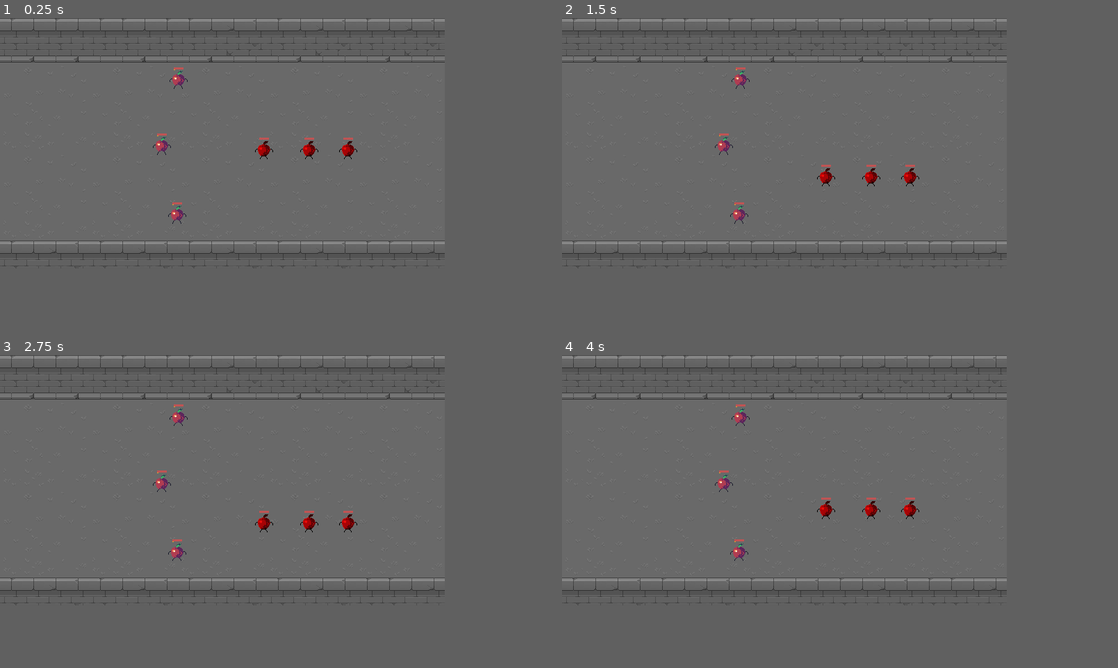
Above: before the commit, frames 1-4 (two rows, left to right).
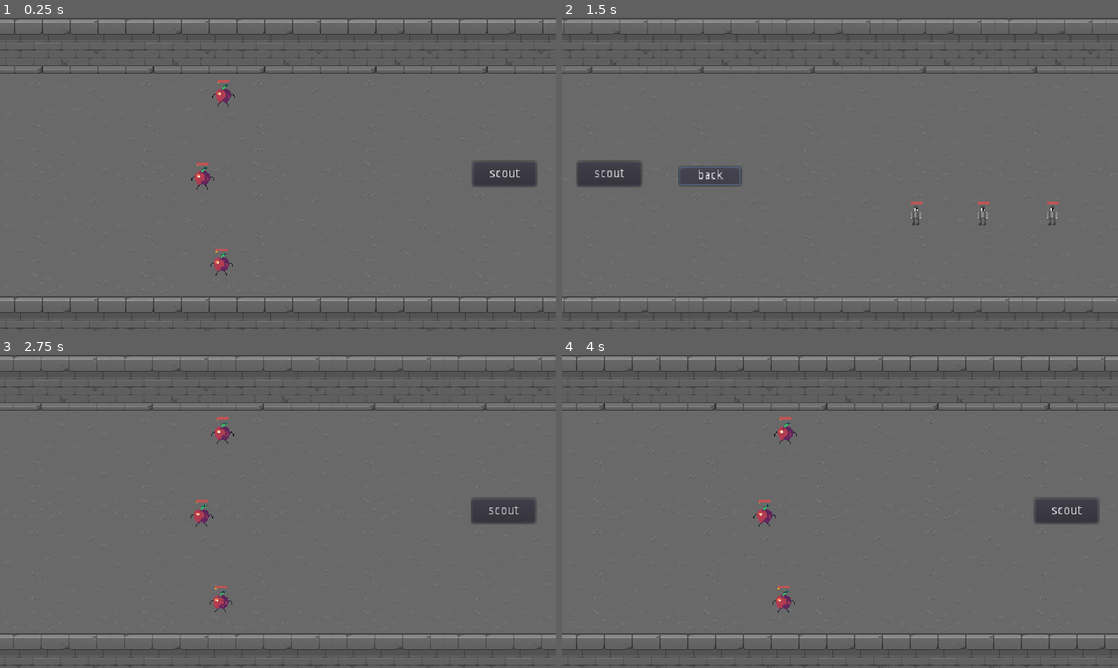
Above: after the commit, the same moments.

Repository: kalbert45/AppleArmageddon
Game: Godot game, scene res://Scenes/Testing_Area.tscn
Two runs of this game, one before a commit and one after it. Both use one fixed random seed, a clock stepped at 60 frames per second and the inputs below. This scene is started directly instead of the project's main scene.
Inputs (mouse positions are in pixels of both pictures, inside the frame that each line leads up to):
- Up to frame 1 (0.25 s): no input
- Up to frame 2 (1.5 s): click (967, 143) at 0.5 s, where only the run after the commit has a clickable "scout"; click (645, 143) at 1.25 s, where only the run after the commit has a clickable "back"
- Up to frame 3 (2.75 s): move the mouse to (322, 467) at 2.02 s; hold Right (ui_right) from 2.03 s (still down); click (322, 467) at 2.1 s
- Up to frame 4 (4 s): move the mouse to (695, 492) at 2.77 s; release Right (ui_right) at 2.78 s; click (695, 492) at 2.85 s; move the mouse to (828, 423) at 3.52 s; hold Right (ui_right) from 3.53 s (still down); click (828, 423) at 3.6 s
In our replay, the window is 640x360 before the commit and 800x450 after it. These sizes can differ from the game's own. Grey fills any space a smaller window leaves; there, only what the larger window draws over its background counts as a difference.

The runs differ from the first frame. In frame 1, 9.3% of the frame differs, in the area x 0-100%, y 0-100%; in frame 2, 9.6%; in frame 3, 9.0%; in frame 4, 9.3%.

Commit message:
trying to fix bug with mouse and camera

Diff:
--- a/Scenes/Apple.tscn
+++ b/Scenes/Apple.tscn
@@ -14,15 +14,16 @@
 shader_param/outline_color = Color( 1, 0.2, 0.2, 1 )
 
 [sub_resource type="CircleShape2D" id=1]
+radius = 7.0
 
 [sub_resource type="CircleShape2D" id=10]
-radius = 11.0
+radius = 9.05539
 
 [sub_resource type="CircleShape2D" id=2]
 radius = 172.754
 
 [sub_resource type="CircleShape2D" id=3]
-radius = 26.4764
+radius = 22.0
 
 [sub_resource type="Animation" id=4]
 resource_name = "Attack"
--- a/Scenes/Enemy_Dummy.tscn
+++ b/Scenes/Enemy_Dummy.tscn
@@ -1,6 +1,6 @@
 [gd_scene load_steps=5 format=2]
 
-[ext_resource path="res://Assets/Sprites/apple.png" type="Texture" id=1]
+[ext_resource path="res://Assets/Sprites/soldier.png" type="Texture" id=1]
 [ext_resource path="res://Scripts/Enemy_Dummy.gd" type="Script" id=2]
 [ext_resource path="res://Assets/Themes/health_bar.tres" type="Theme" id=3]
 
@@ -16,7 +16,6 @@
 shape = SubResource( 1 )
 
 [node name="Sprite" type="Sprite" parent="."]
-self_modulate = Color( 0.94902, 0.0627451, 0.0627451, 1 )
 texture = ExtResource( 1 )
 
 [node name="HP_Bar" type="Node2D" parent="."]
--- a/Scenes/Testing_Area.tscn
+++ b/Scenes/Testing_Area.tscn
@@ -1,10 +1,11 @@
-[gd_scene load_steps=11 format=2]
+[gd_scene load_steps=12 format=2]
 
 [ext_resource path="res://Scenes/Apple.tscn" type="PackedScene" id=1]
 [ext_resource path="res://Scenes/Enemy_Dummy.tscn" type="PackedScene" id=2]
 [ext_resource path="res://Assets/Tilesets/TX Tileset Wall.png" type="Texture" id=3]
 [ext_resource path="res://Assets/Tilesets/TX Tileset Grass.png" type="Texture" id=4]
 [ext_resource path="res://Scenes/Unit_Selection.tscn" type="PackedScene" id=5]
+[ext_resource path="res://Scripts/Camera_Control.gd" type="Script" id=6]
 [ext_resource path="res://Assets/Sounds/Music/[Maplestory BGM] Chu Chu Island.mp3" type="AudioStream" id=7]
 
 [sub_resource type="ConvexPolygonShape2D" id=6]
@@ -104,7 +105,7 @@
 collision_layer = 4
 collision_mask = 0
 format = 1
-tile_data = PoolIntArray( 0, 0, 0, 2, 0, 0, 4, 0, 0, 5, 0, 0, 7, 0, 0, 8, 0, 0, 12, 0, 0, 16, 0, 0, 131072, 2, 0, 131076, 2, 0, 131080, 2, 0, 131084, 2, 0, 131088, 2, 0, 393216, 2, 0, 393220, 2, 0, 393224, 2, 0, 393228, 2, 0, 393232, 2, 0 )
+tile_data = PoolIntArray( 0, 0, 0, 4, 0, 0, 8, 0, 0, 12, 0, 0, 16, 0, 0, 20, 0, 0, 24, 0, 0, 28, 0, 0, 32, 0, 0, 36, 0, 0, 131072, 2, 0, 131076, 2, 0, 131080, 2, 0, 131084, 2, 0, 131088, 2, 0, 131092, 2, 0, 131096, 2, 0, 131100, 2, 0, 131104, 2, 0, 393216, 2, 0, 393220, 2, 0, 393224, 2, 0, 393228, 2, 0, 393232, 2, 0, 393236, 2, 0, 393240, 2, 0, 393244, 2, 0, 393248, 2, 0 )
 
 [node name="TileMap2" type="TileMap" parent="TileMap"]
 z_index = 2
@@ -113,7 +114,7 @@
 collision_layer = 4
 collision_mask = 0
 format = 1
-tile_data = PoolIntArray( 655360, 0, 0, 655364, 0, 0, 655368, 0, 0, 655372, 0, 0, 655376, 0, 0, 655377, 0, 0 )
+tile_data = PoolIntArray( 131108, 2, 0, 393252, 2, 0, 655360, 0, 0, 655364, 0, 0, 655368, 0, 0, 655372, 0, 0, 655376, 0, 0, 655377, 0, 0, 655381, 0, 0, 655385, 0, 0, 655389, 0, 0, 655393, 0, 0, 655397, 0, 0 )
 
 [node name="YSort" type="YSort" parent="TileMap"]
 
@@ -121,7 +122,7 @@
 position = Vector2( 233, 182 )
 
 [node name="Enemy_Dummy" parent="TileMap/YSort" instance=ExtResource( 2 )]
-position = Vector2( 380, 184 )
+position = Vector2( 934, 184 )
 
 [node name="Apple2" parent="TileMap/YSort" instance=ExtResource( 1 )]
 position = Vector2( 257, 87 )
@@ -130,10 +131,10 @@
 position = Vector2( 255, 281 )
 
 [node name="Enemy_Dummy2" parent="TileMap/YSort" instance=ExtResource( 2 )]
-position = Vector2( 501, 183 )
+position = Vector2( 1091, 184 )
 
 [node name="Enemy_Dummy3" parent="TileMap/YSort" instance=ExtResource( 2 )]
-position = Vector2( 445, 185 )
+position = Vector2( 1011, 185 )
 
 [node name="AudioStreamPlayer" type="AudioStreamPlayer" parent="."]
 stream = ExtResource( 7 )
@@ -151,3 +152,40 @@
 margin_top = -360.0
 margin_right = 320.0
 margin_bottom = 0.0
+
+[node name="Camera_Control" type="Node2D" parent="HUD"]
+script = ExtResource( 6 )
+
+[node name="Camera2D" type="Camera2D" parent="HUD/Camera_Control"]
+position = Vector2( 320, 180 )
+current = true
+smoothing_enabled = true
+
+[node name="Scout_Button" type="Button" parent="HUD/Camera_Control"]
+anchor_left = 1.0
+anchor_top = 0.5
+anchor_right = 1.0
+anchor_bottom = 0.5
+margin_left = 544.0
+margin_top = 165.0
+margin_right = 617.0
+margin_bottom = 193.0
+text = "scout"
+__meta__ = {
+"_edit_use_anchors_": false
+}
+
+[node name="Back_Button" type="Button" parent="HUD/Camera_Control"]
+margin_left = 661.0
+margin_top = 171.0
+margin_right = 732.0
+margin_bottom = 192.0
+text = "back"
+__meta__ = {
+"_edit_use_anchors_": false
+}
+
+[node name="Tween" type="Tween" parent="HUD/Camera_Control"]
+
+[connection signal="pressed" from="HUD/Camera_Control/Scout_Button" to="HUD/Camera_Control" method="_on_Scout_Button_pressed"]
+[connection signal="pressed" from="HUD/Camera_Control/Back_Button" to="HUD/Camera_Control" method="_on_Back_Button_pressed"]
--- /dev/null
+++ b/Scripts/Camera_Control.gd
@@ -0,0 +1,17 @@
+extends Node2D
+
+onready var camera = $Camera2D
+onready var tween = $Tween
+
+func _ready():
+	camera.position = Vector2(320, 180)
+
+func _on_Scout_Button_pressed():
+	print("pressed")
+	tween.interpolate_property(camera, "position", camera.position, Vector2(960, 180), 0.4, Tween.TRANS_LINEAR, Tween.EASE_OUT)
+	tween.start()
+
+
+func _on_Back_Button_pressed():
+	tween.interpolate_property(camera, "position", camera.position, Vector2(320, 180), 0.4, Tween.TRANS_LINEAR, Tween.EASE_OUT)
+	tween.start()
--- a/Scripts/Unit_Selection_Manager.gd
+++ b/Scripts/Unit_Selection_Manager.gd
@@ -28,7 +28,7 @@
 	if not is_instance_valid(hovered):
 		hovered = null
 
-	mouse_pos = get_viewport().get_mouse_position()
+	mouse_pos = get_global_mouse_position()
 
 	var space_state = get_world_2d().get_direct_space_state()
 	var result = space_state.intersect_point(mouse_pos, 1, [], 1)
@@ -56,6 +56,7 @@
 	# Selection
 	if selected != hovered:
 		if Input.is_action_just_pressed("left_click"):
+			print(mouse_pos)
 			if selected != null:
 				selected.mouse_select = false
 			selected = hovered
@@ -65,6 +66,7 @@
 				unit_UI.set_initial_values(null, selected.attack_damage, selected.defense,
 				selected.attack_speed, selected.movement_speed, selected.max_hp, selected.max_mana)
 				unit_UI.visible = true
+				print("apple clicked")
 
 	#-------------------------------------------
 	# Hold + move
--- a/project.godot
+++ b/project.godot
@@ -18,7 +18,8 @@
 
 window/size/width=640
 window/size/height=360
-window/size/fullscreen=true
+window/size/test_width=1920
+window/size/test_height=1080
 window/stretch/mode="viewport"
 window/stretch/aspect="keep"
 
Binary file added: Assets/Sprites/appletemp.png
Not shown, added: Assets/Sprites/appletemp.png.import
Binary file added: Assets/Sprites/soldier.png
Not shown, added: Assets/Sprites/soldier.png.import
